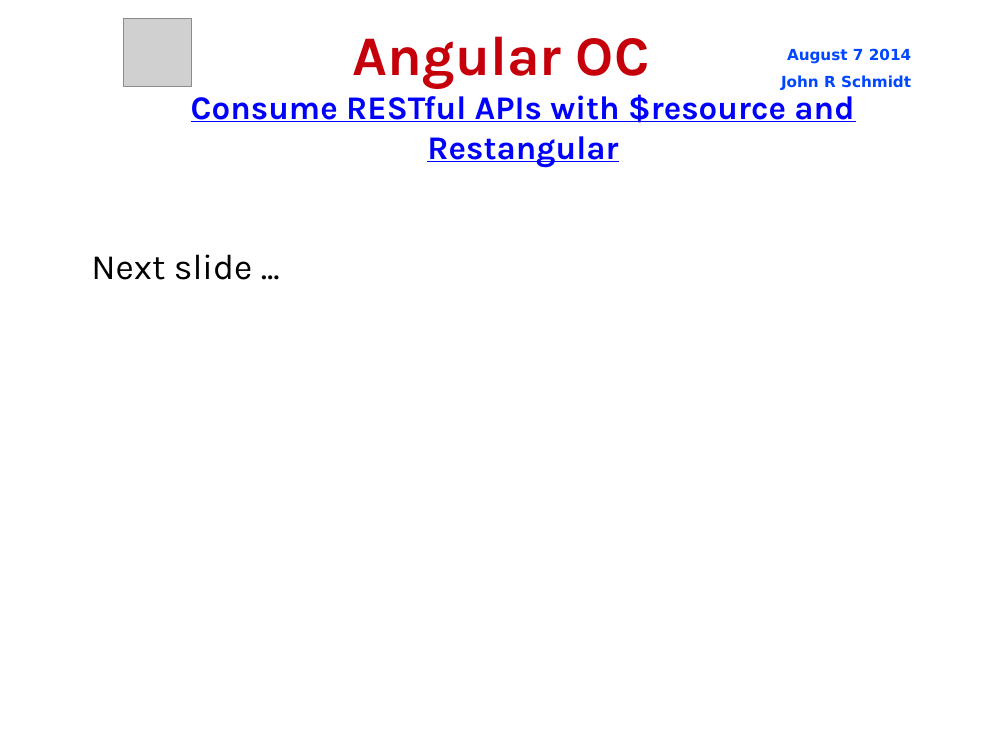
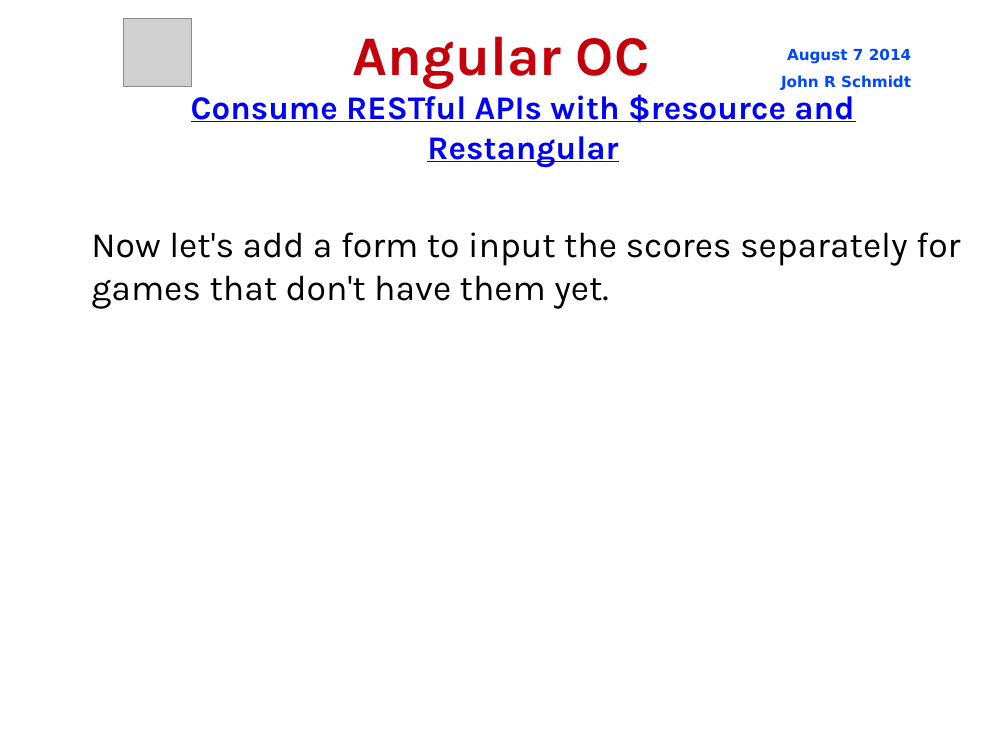
Before and after one commit to jrschmidt/fifa-angular-rest-demo, a slide deck: slide 44 of fifa.odp. Drawn at 1008x756 pixels with LibreOffice and Linux fonts; fonts in the diff are those of the drawing; grey boxes stand for pictures; background and template pictures are left out. Boxes give left, top, right and bottom in pixels: in the first picture for what was removed or moved away, otherwise in the second. Text is boxed around its words. In the diff, an @@ line names an element or a change of style, - is before the commit and + after.

Commit message:
add negative values to scores for new matches

```diff
--- a/fifa.odp
+++ b/fifa.odp
@@ subtitle at box(91, 232, 960, 309): text changed @@
-Next slide ...
+Now let's add a form to input the scores separately for games that don't have them yet.
```
Also in this commit, not shown: 2 other files.
